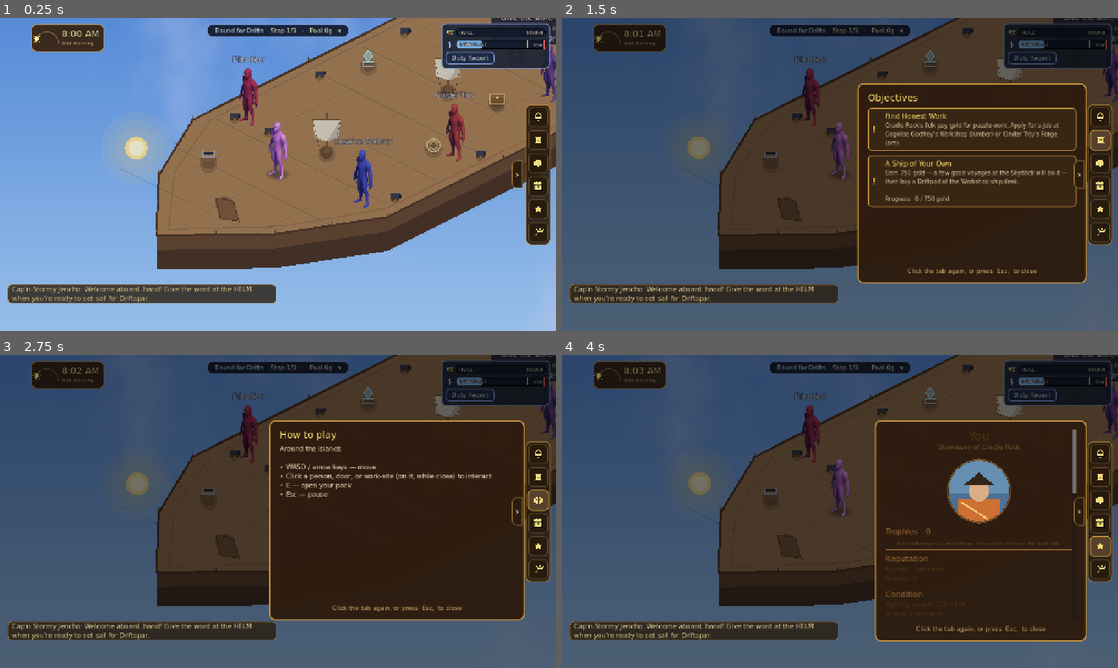
Above: before the commit, frames 1-4 (two rows, left to right).
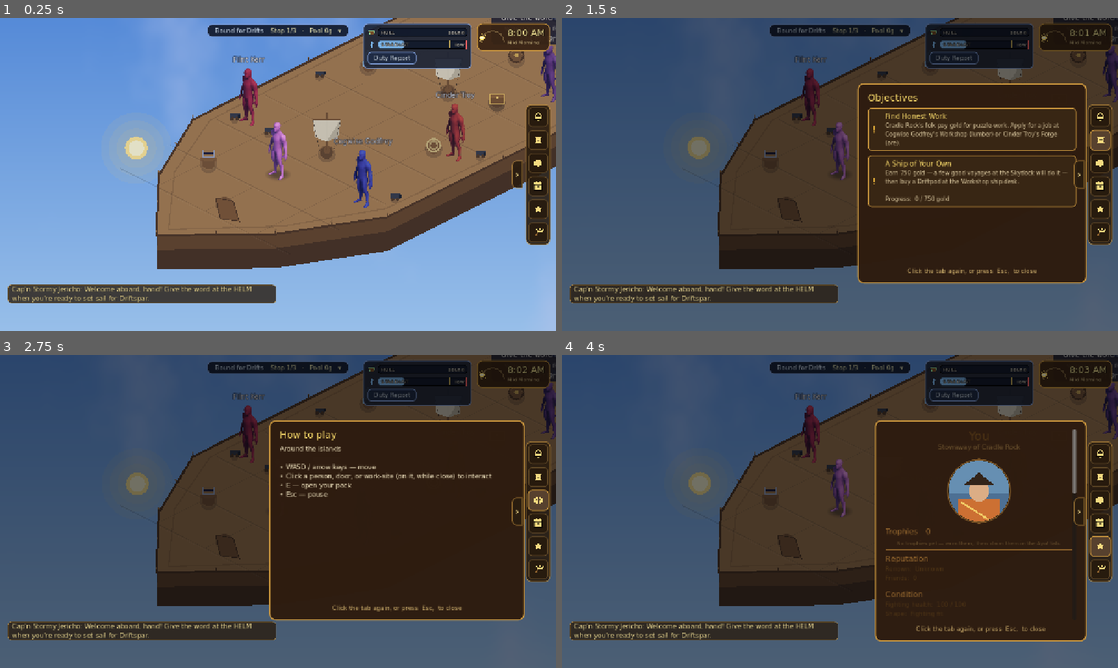
Above: after the commit, the same moments.

Repository: TairoyZone/shivaliva-shanty
Game: Godot game, scene res://levels/ship_deck/ship_deck.tscn
The game is run twice, just before and just after one commit, with the same random seed, the same clock (stepped at 60 frames per second) and the same inputs. This scene is started directly instead of the project's main scene.
Inputs (mouse positions are in pixels of both pictures, inside the frame that each line leads up to):
- Up to frame 1 (0.25 s): no input
- Up to frame 2 (1.5 s): click "0" at 0.5 s; click (1101, 140) at 1.27 s
- Up to frame 3 (2.75 s): click (539, 498) at 2.02 s
- Up to frame 4 (4 s): click (1101, 524) at 2.77 s; click (1101, 545) at 3.52 s

The runs differ from the first frame. In frame 1, 5.6% of the frame differs, in the area x 5-99%, y 1-17%; in frame 2, 4.6%; in frame 3, 4.6%; in frame 4, 4.6%.

Commit message:
polish(hud): clock to the top-right corner; deck condition card tucks beside it
Move the in-game clock to the true TOP-RIGHT corner (Stardew convention) — it sits
above the vertically-centred UserPanel rail, so the corner was free. On the ship
deck (pillaging) the vessel/condition card now anchors just LEFT of the clock
(offset_right clears ClockWidget.W + a gap), so the condition report + clock read
as one top-right row with the clock furthest right (Troy's spec).

Verified: overworld (clock top-right) + ship-deck (clock + HULL/STARDUST/Duty card
in a row) screenshots.

Co-Authored-By: Claude Opus 4.8 (1M context) <noreply@anthropic.com>

Diff:
--- a/interface/hud.gd
+++ b/interface/hud.gd
@@ -98,15 +98,18 @@
 
 
 # A persistent in-game CLOCK widget so the player can always check the hour (pairs with the day/night cycle).
-# Top-LEFT, just right of the pause hamburger — the right edge is taken by the UserPanel rail, the deck's
-# vessel card, and the top-centre by the location banner. Hides with the HUD inside puzzles.
+# TOP-RIGHT corner (Stardew-style) — above the vertically-centred UserPanel rail. On the ship deck the
+# vessel/condition card tucks in just LEFT of it (ship_deck makes room) so the two read as one top-right row,
+# the clock furthest right. Hides with the HUD inside puzzles.
 func _build_clock() -> void:
 
 	var clock : ClockWidget = ClockWidget.new()
 	add_child(clock)
-	clock.set_anchors_preset(Control.PRESET_TOP_LEFT)
-	clock.offset_left = 72.0
-	clock.offset_top = 14.0
+	clock.set_anchors_preset(Control.PRESET_TOP_RIGHT)
+	clock.offset_top = 12.0
+	clock.offset_bottom = 12.0 + ClockWidget.H
+	clock.offset_right = -14.0
+	clock.offset_left = -14.0 - ClockWidget.W
 
 
 func _on_purse_resized() -> void:
--- a/levels/ship_deck/ship_deck.gd
+++ b/levels/ship_deck/ship_deck.gd
@@ -624,10 +624,11 @@
 	# before, against the "consolidated panel" intent). Lighter than the meter troughs so the bars still pop;
 	# cool to match the deck's sky-at-altitude theme. See [[cool-deck-hud]].
 	var vitals_card : PanelContainer = PanelContainer.new()
-	# TOP-RIGHT now (was top-LEFT, where it overlapped the pause-menu ☰). The always-on
-	# gold purse that lived here moved into the Backpack, freeing this corner (Troy 2026-06-16).
+	# TOP-RIGHT row, tucked just LEFT of the persistent HUD clock (which stays furthest-right; Troy
+	# 2026-06-16) so the condition report + clock read as one top-right cluster while pillaging. The old
+	# always-on gold purse that lived in this corner moved into the Backpack, freeing it.
 	vitals_card.set_anchors_preset(Control.PRESET_TOP_RIGHT)
-	vitals_card.offset_right = -14.0
+	vitals_card.offset_right = -14.0 - ClockWidget.W - 12.0   # clear the clock (14 margin + clock width + a gap)
 	vitals_card.offset_top = 12.0
 	vitals_card.grow_horizontal = Control.GROW_DIRECTION_BEGIN
 	vitals_card.grow_vertical = Control.GROW_DIRECTION_END
